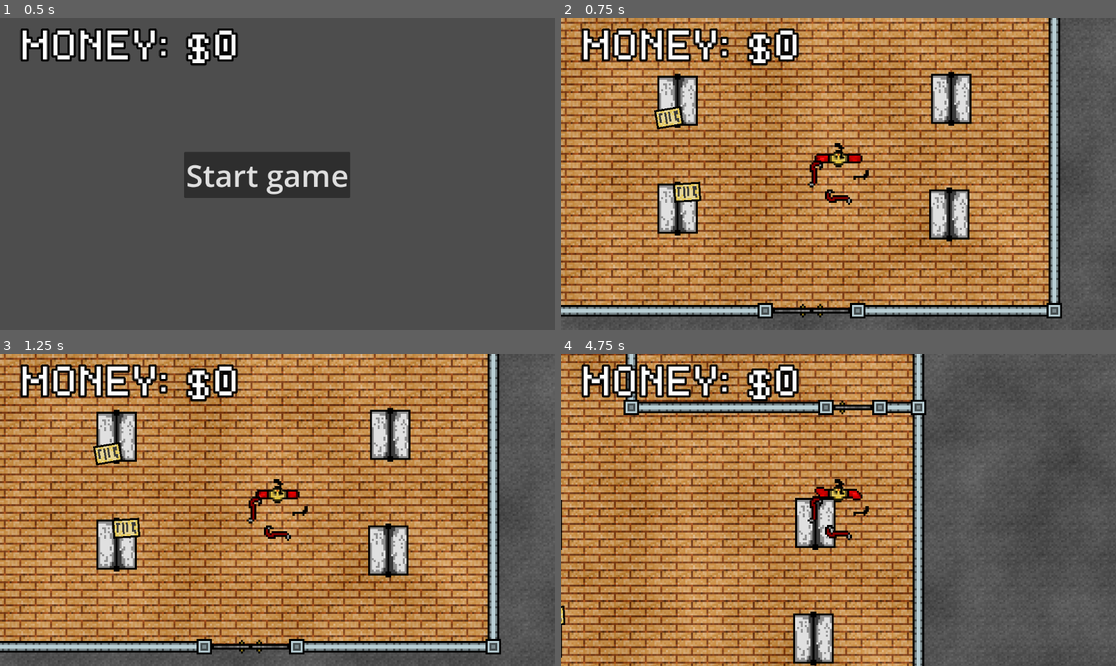
Above: before the commit, frames 1-4 (two rows, left to right).
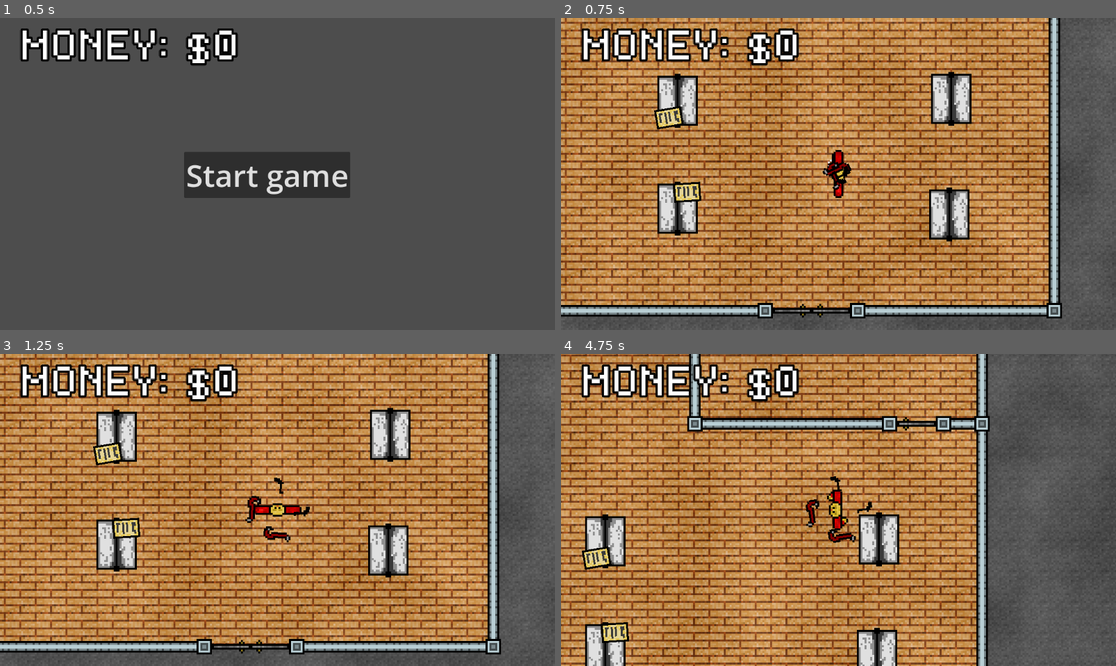
Above: after the commit, the same moments.

Repository: Azzty/projekt-kriminell
Game: Godot game, scene res://Scenes/Main/game.tscn
Same seed, same stepped clock (60 frames per second), same inputs: the game is played once before the commit and once after it.
Inputs (mouse positions are in pixels of both pictures, inside the frame that each line leads up to):
- Up to frame 1 (0.5 s): no input
- Up to frame 2 (0.75 s): click "Start game" at 0.5 s
- Up to frame 3 (1.25 s): no input
- Up to frame 4 (4.75 s): tap Enter at 1.25 s; move the mouse to (960, 494) at 1.27 s; hold D (move_right) 1.28-2.03 s; tap E (interact_e) at 1.35, 2.85, 4.35 s; click (960, 494) at 1.42 s; move the mouse to (727, 525) at 2.02 s; hold S (move_down) 2.03-2.78 s; click (727, 525) at 2.1 s; move the mouse to (894, 441) at 2.77 s; hold D (move_right) 2.78-3.53 s; move the mouse to (810, 572) at 3.52 s; hold W (move_up) 3.53-4.28 s; click (810, 572) at 3.6 s; move the mouse to (1005, 556) at 4.27 s; hold A (move_left) from 4.28 s (still down)

Frame 1 is identical in both runs. In frame 2, 0.9% of the frame differs, in the area x 44-56%, y 40-60%; in frame 3, 0.8%; in frame 4, 55%, in the area x 0-100%, y 0-100%.

Commit message:
Animated Item Pickup
- Now plays an animation when picking up item
- Also adjusted run animation and idle animation colors

Diff:
--- a/Scenes/player.tscn
+++ b/Scenes/player.tscn
@@ -1,8 +1,9 @@
-[gd_scene load_steps=16 format=3 uid="uid://b6uoij4y6jble"]
+[gd_scene load_steps=21 format=3 uid="uid://b6uoij4y6jble"]
 
 [ext_resource type="Texture2D" uid="uid://pkaxnp18eul5" path="res://Assets/spritesheets/player_idle.png" id="2_fkybt"]
 [ext_resource type="Script" uid="uid://cqyewnircb0ut" path="res://Scripts/Player/player.gd" id="2_vgqql"]
 [ext_resource type="Texture2D" uid="uid://bn7itkv3exvaq" path="res://Assets/spritesheets/player_running.png" id="3_6t5aa"]
+[ext_resource type="Texture2D" uid="uid://cdcd1f21imy1d" path="res://Assets/spritesheets/player_pickup.png" id="3_vgqql"]
 
 [sub_resource type="AtlasTexture" id="AtlasTexture_6t5aa"]
 atlas = ExtResource("2_fkybt")
@@ -11,6 +12,22 @@
 [sub_resource type="AtlasTexture" id="AtlasTexture_vgqql"]
 atlas = ExtResource("2_fkybt")
 region = Rect2(0, 11, 25, 11)
+
+[sub_resource type="AtlasTexture" id="AtlasTexture_ukyrk"]
+atlas = ExtResource("3_vgqql")
+region = Rect2(0, 0, 25, 17)
+
+[sub_resource type="AtlasTexture" id="AtlasTexture_7dp3o"]
+atlas = ExtResource("3_vgqql")
+region = Rect2(25, 0, 25, 17)
+
+[sub_resource type="AtlasTexture" id="AtlasTexture_h4iuc"]
+atlas = ExtResource("3_vgqql")
+region = Rect2(50, 0, 25, 17)
+
+[sub_resource type="AtlasTexture" id="AtlasTexture_fd4e3"]
+atlas = ExtResource("3_vgqql")
+region = Rect2(75, 0, 25, 17)
 
 [sub_resource type="AtlasTexture" id="AtlasTexture_fkybt"]
 atlas = ExtResource("3_6t5aa")
@@ -59,6 +76,23 @@
 }, {
 "frames": [{
 "duration": 1.0,
+"texture": SubResource("AtlasTexture_ukyrk")
+}, {
+"duration": 1.0,
+"texture": SubResource("AtlasTexture_7dp3o")
+}, {
+"duration": 1.0,
+"texture": SubResource("AtlasTexture_h4iuc")
+}, {
+"duration": 1.0,
+"texture": SubResource("AtlasTexture_fd4e3")
+}],
+"loop": true,
+"name": &"Pickup",
+"speed": 20.0
+}, {
+"frames": [{
+"duration": 1.0,
 "texture": SubResource("AtlasTexture_fkybt")
 }, {
 "duration": 1.0,
@@ -84,24 +118,25 @@
 }],
 "loop": true,
 "name": &"Run",
-"speed": 15.0
+"speed": 20.0
 }]
 
 [sub_resource type="CapsuleShape2D" id="CapsuleShape2D_ukyrk"]
-radius = 4.0
-height = 8.0
+radius = 5.0
+height = 10.0
 
 [node name="PlayerCharacter" type="CharacterBody2D"]
 z_index = 5
 script = ExtResource("2_vgqql")
 
 [node name="AnimatedSprite2D" type="AnimatedSprite2D" parent="."]
-position = Vector2(0, -8)
 sprite_frames = SubResource("SpriteFrames_pu2lt")
 animation = &"Run"
 autoplay = "Idle"
-frame_progress = 0.0839016
+frame_progress = 0.322036
 
 [node name="CollisionShape2D" type="CollisionShape2D" parent="."]
-position = Vector2(0, -4)
+rotation = 1.57079
 shape = SubResource("CapsuleShape2D_ukyrk")
+
+[connection signal="animation_looped" from="AnimatedSprite2D" to="." method="_on_animated_sprite_2d_animation_looped"]
--- a/Scripts/Player/player.gd
+++ b/Scripts/Player/player.gd
@@ -8,6 +8,9 @@
 
 var _following_items := []
 var item_offset_length = 8 # Distance between player and items
+
+var is_picking_up_item := false
+var last_picked_up_item_position: Vector2 = Vector2.ZERO
 
 func _ready():
 	add_to_group("player")
@@ -35,17 +38,25 @@
 		velocity.y = move_toward(velocity.y, 0, SPEED)
 	velocity = velocity.normalized() * SPEED
 
+	look_at(position + velocity)
+	if velocity.length() > 0: rotate(0.5 * PI)
+
 	# Flip sprite if moving to right
 	if directionX > 0:
 		animated_sprite.flip_h = false
 	elif directionX < 0:
 		animated_sprite.flip_h = true
 
-	# Play correct animation
-	if directionX or directionY:
-		animated_sprite.play("Run")
+	# Play correct move animation
+	if not is_picking_up_item:
+		if directionX or directionY:
+			animated_sprite.play("Run")
+		else:
+			animated_sprite.play("Idle")
 	else:
-		animated_sprite.play("Idle")
+		look_at(last_picked_up_item_position)
+		rotate(0.5 * PI)
+		animated_sprite.play("Pickup")
 
 	move_and_slide()
 
@@ -86,9 +97,16 @@
 	GameState.remove_item_from_inventory(item)
 
 func _add_following_item(item: Sprite2D):
+	is_picking_up_item = true
+	last_picked_up_item_position = item.global_position
+
 	var item_name = item.name
 	if item.get_parent() != self:
 		item.reparent(self)
 	item.name = item_name # Rename to fix name conflicts
 	_following_items.append(item)
 	item_offset_length = 8 + _following_items.size() * 2
+
+
+func _on_animated_sprite_2d_animation_looped() -> void:
+	if animated_sprite.animation == "Pickup": is_picking_up_item = false
Binary file changed: Assets/spritesheets/player_idle.png
Binary file added: Assets/spritesheets/player_pickup.png
Not shown, added: Assets/spritesheets/player_pickup.png.import
Binary file changed: Assets/spritesheets/player_running.png
Not shown, changed: Assets/piskel_files/player_idle.piskel
Not shown, added: Assets/piskel_files/player_pickup.piskel
Not shown, changed: Assets/piskel_files/player_running.piskel
